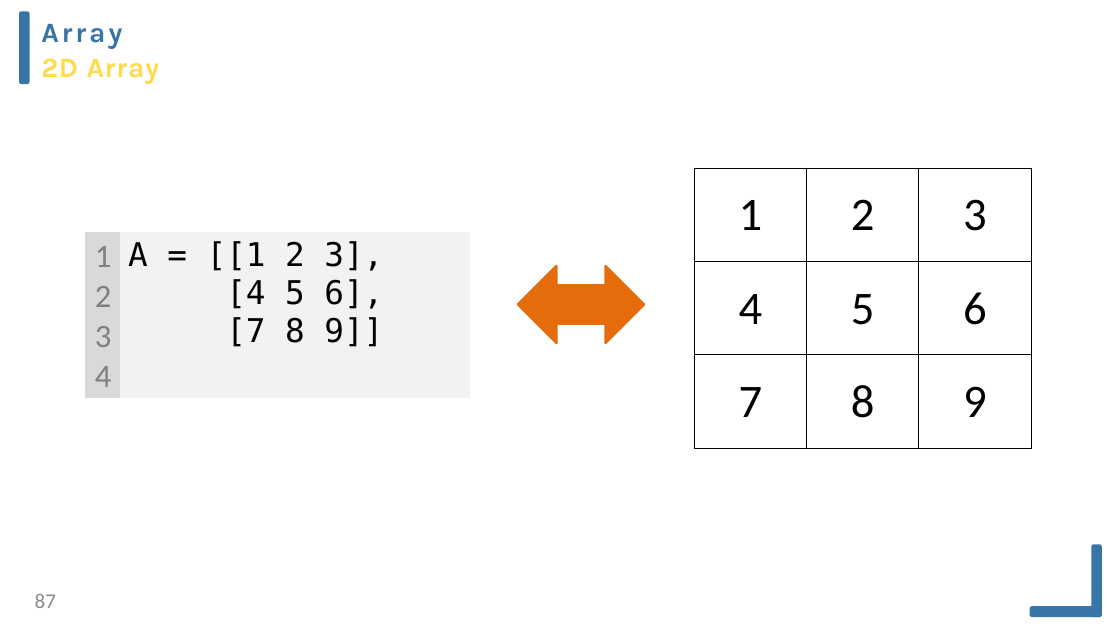
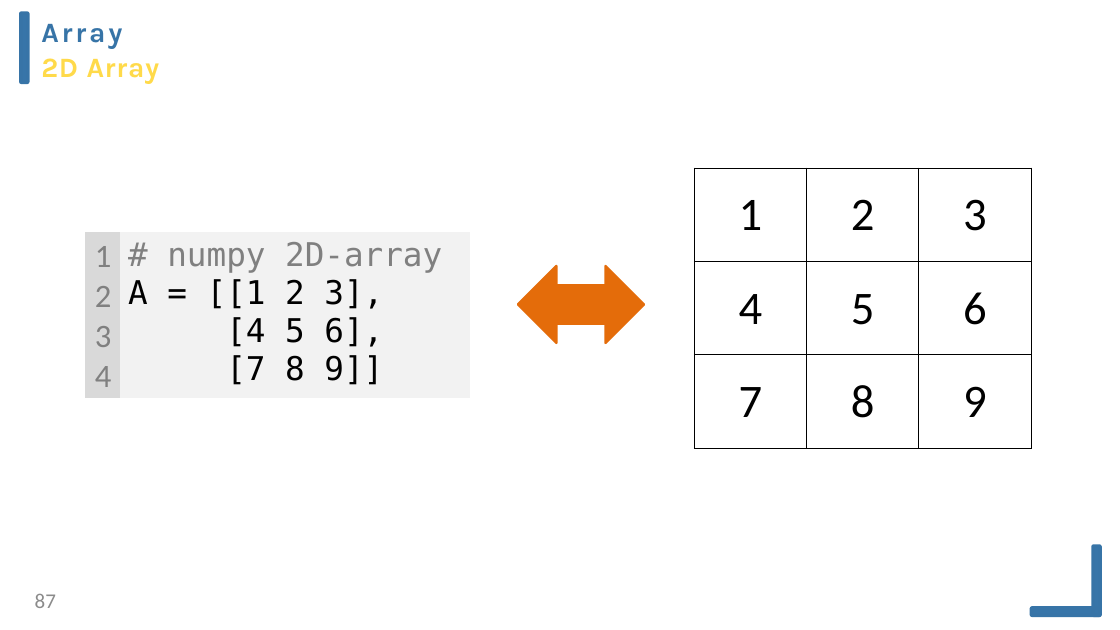
Before and after one commit to Kenchu123/EECamp2020, a slide deck: slide 87 of ppt/python2020-v4.pptx. Drawn at 1120x630 pixels with LibreOffice and Linux fonts; fonts in the diff are those of the drawing. Boxes give left, top, right and bottom in pixels: in the first picture for what was removed or moved away, otherwise in the second. Text is boxed around its words. In the diff, an @@ line names an element or a change of style, - is before the commit and + after.

```diff
--- a/ppt/python2020-v4.pptx
+++ b/ppt/python2020-v4.pptx
@@ table at [85, 233, 471, 398] @@
-row 1, column 2: A = [[1 2 3], / [4 5 6], / [7 8 9]]
+row 1, column 2: # numpy 2D-array / A = [[1 2 3], / [4 5 6], / [7 8 9]]
```
Also in this commit, not shown: 30 other slides changed, 2 slides added, 3 slides removed, 3 other files.
